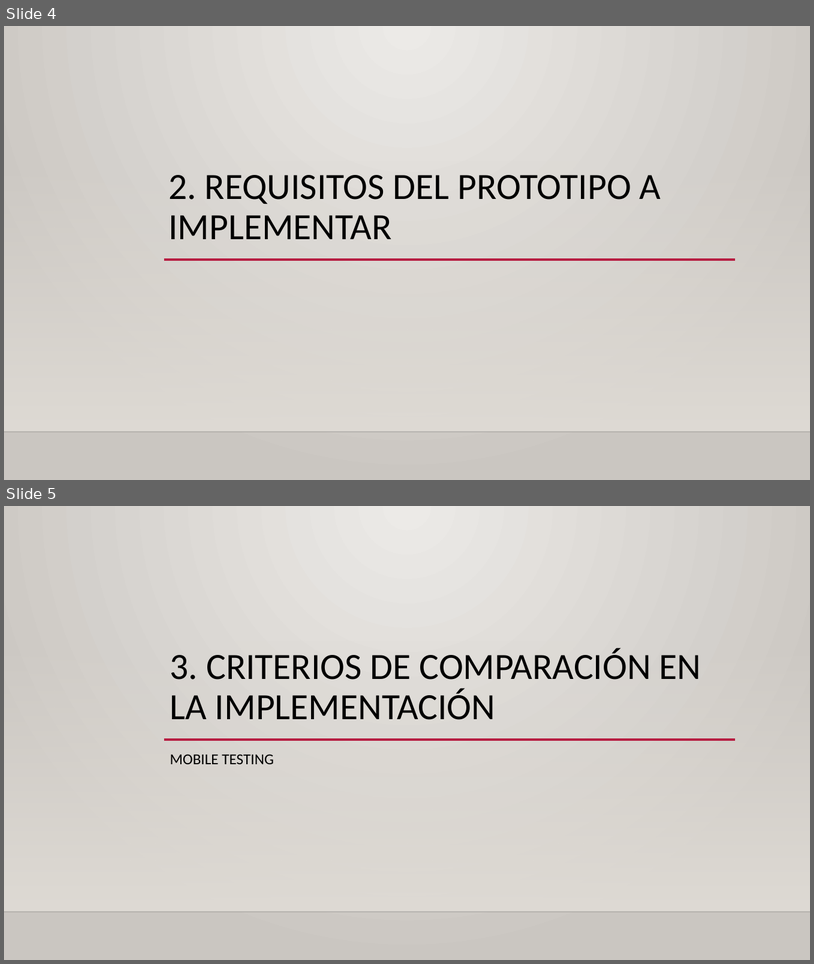
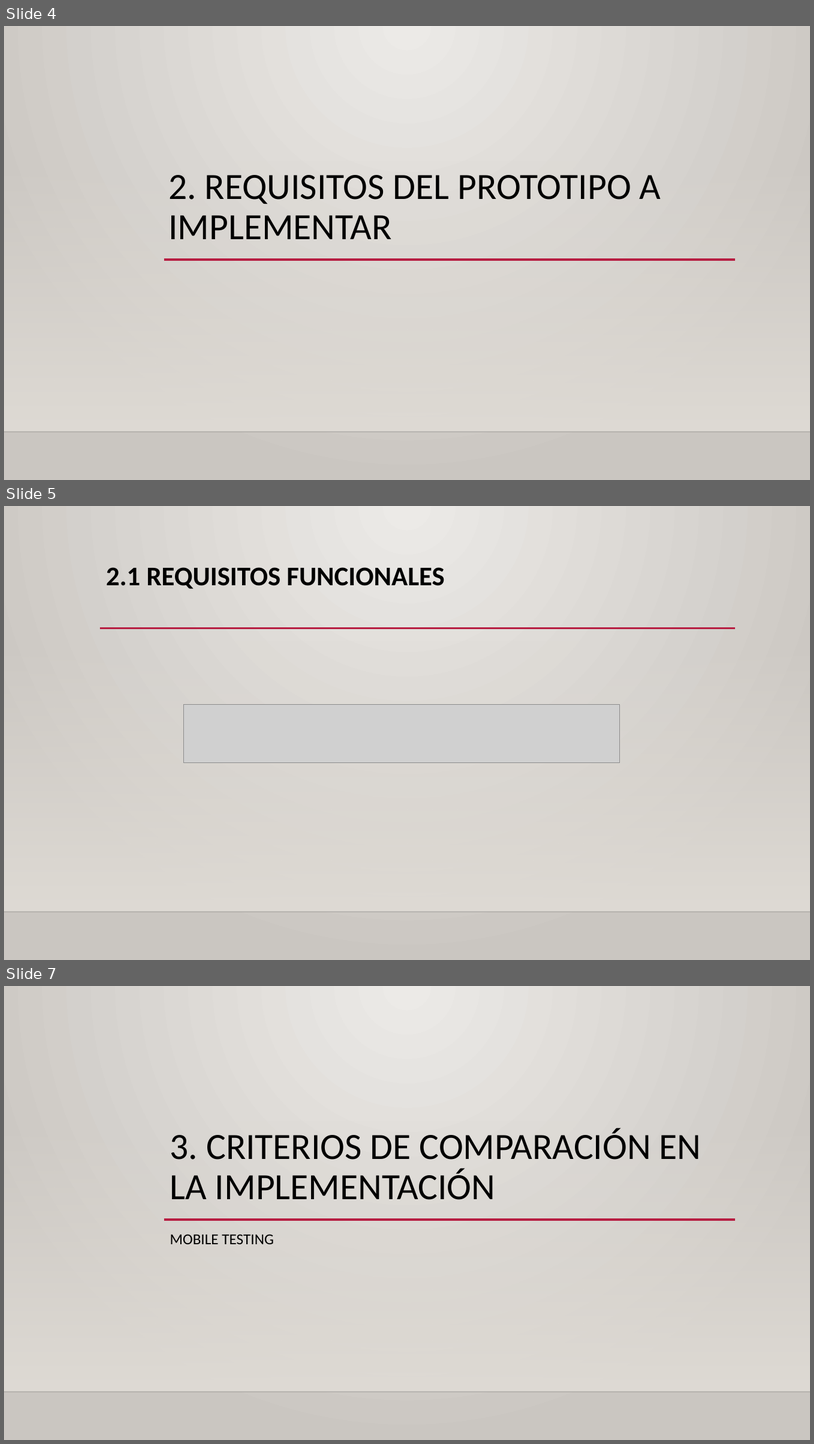
Before and after one commit to Amir95sb/TG3, a slide deck: TG3_final.pptx. Shown one above the other, each under a label of ours: slides 4 and 5 before the commit, slides 4, 5 and 7 after it; the slides between them are not shown. The pictures are 814x964 and 814x1444 pixels, drawn with LibreOffice and Linux fonts; fonts in the diff are those of the drawing; grey boxes stand for pictures; background and template pictures are left out. Boxes give left, top, right and bottom in pixels: in the first picture for what was removed or moved away, otherwise in the second. Text is boxed around its words. In the diff, an @@ line names an element or a change of style, - is before the commit and + after.

```diff
--- a/TG3_final.pptx
+++ b/TG3_final.pptx
@@ slide 5 added at <box>4,506,810,960</box>, background gradient #ECEAE7 to #CAC7C1; not listed: 2 template elements that a slide beside it also shows @@
@@ title added at <box>106,567,444,589</box>, 32 pt, text #000000, bold @@
+2.1 REQUISITOS FUNCIONALES
@@ line added from (100, 628) to (736, 628), #B71E42 2.5 pt @@
@@ picture added at <box>183,705,620,762</box> @@
@@ what was slide 5 is now slide 7 @@
```
Also in this commit, not shown: 5 other slides added.
